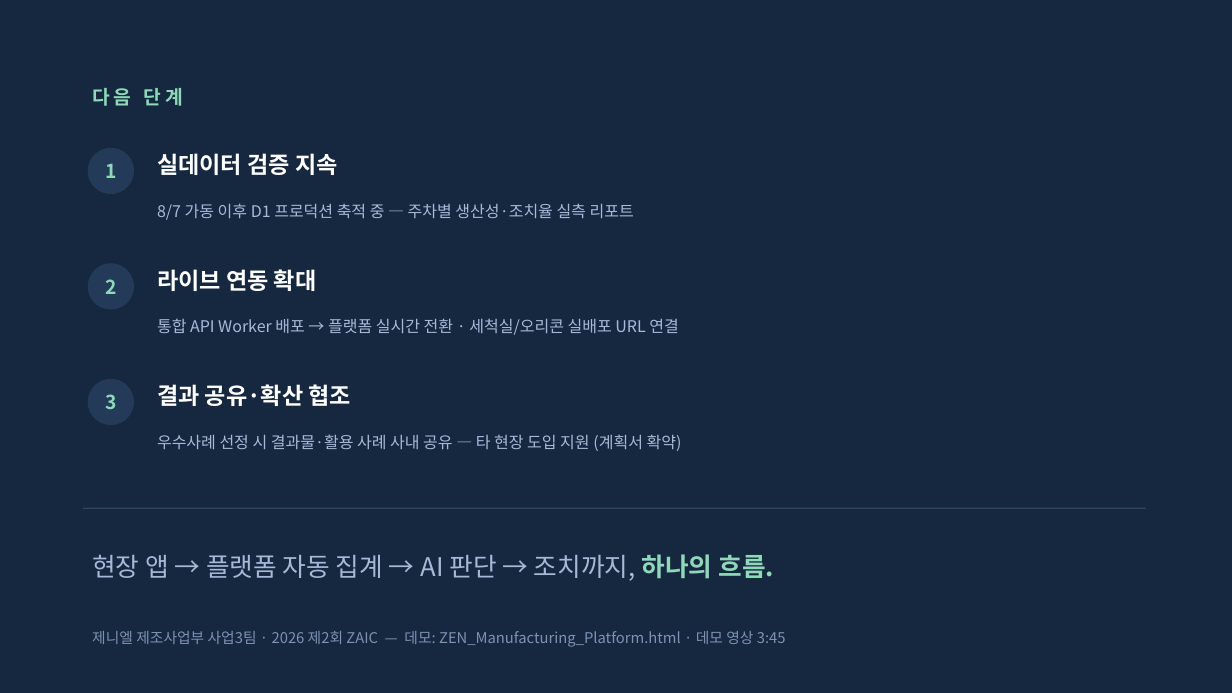
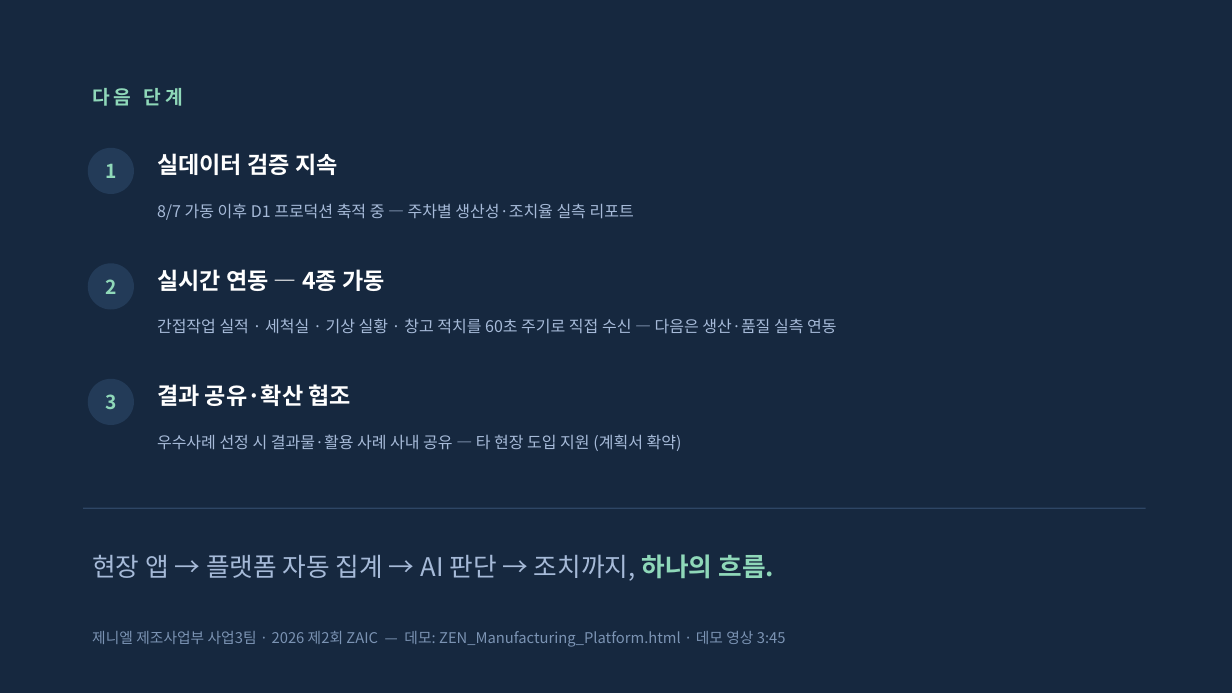
Before and after one commit to hodoo0831-coder/zenf-, a slide deck: slide 10 of ZEN_ZAIC_보고자료.pptx. Drawn at 1232x693 pixels with LibreOffice and Linux fonts; fonts in the diff are those of the drawing. Boxes give left, top, right and bottom in pixels: in the first picture for what was removed or moved away, otherwise in the second. Text is boxed around its words. In the diff, an @@ line names an element or a change of style, - is before the commit and + after.

```diff
--- a/ZEN_ZAIC_보고자료.pptx
+++ b/ZEN_ZAIC_보고자료.pptx
@@ text at bbox=[157, 269, 385, 291]: text changed @@
-라이브 연동 확대
+실시간 연동 — 4종 가동
@@ text at bbox=[157, 318, 836, 333]: text changed @@
-통합 API Worker 배포 → 플랫폼 실시간 전환 · 세척실/오리콘 실배포 URL 연결
+간접작업 실적 · 세척실 · 기상 실황 · 창고 적치를 60초 주기로 직접 수신 — 다음은 생산·품질 실측 연동
```
Also in this commit, not shown: 2 other slides changed, 4 other files.
